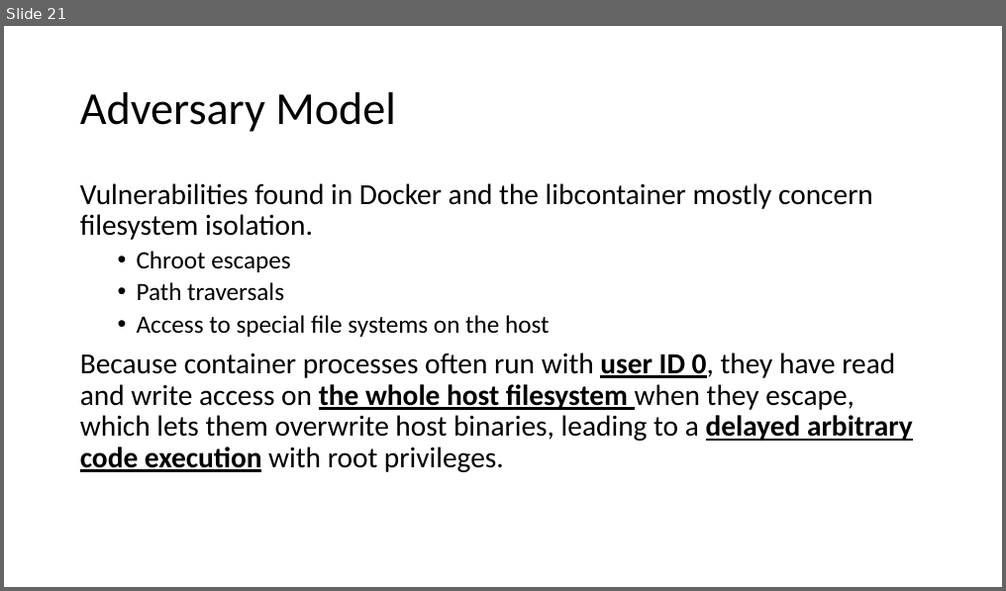
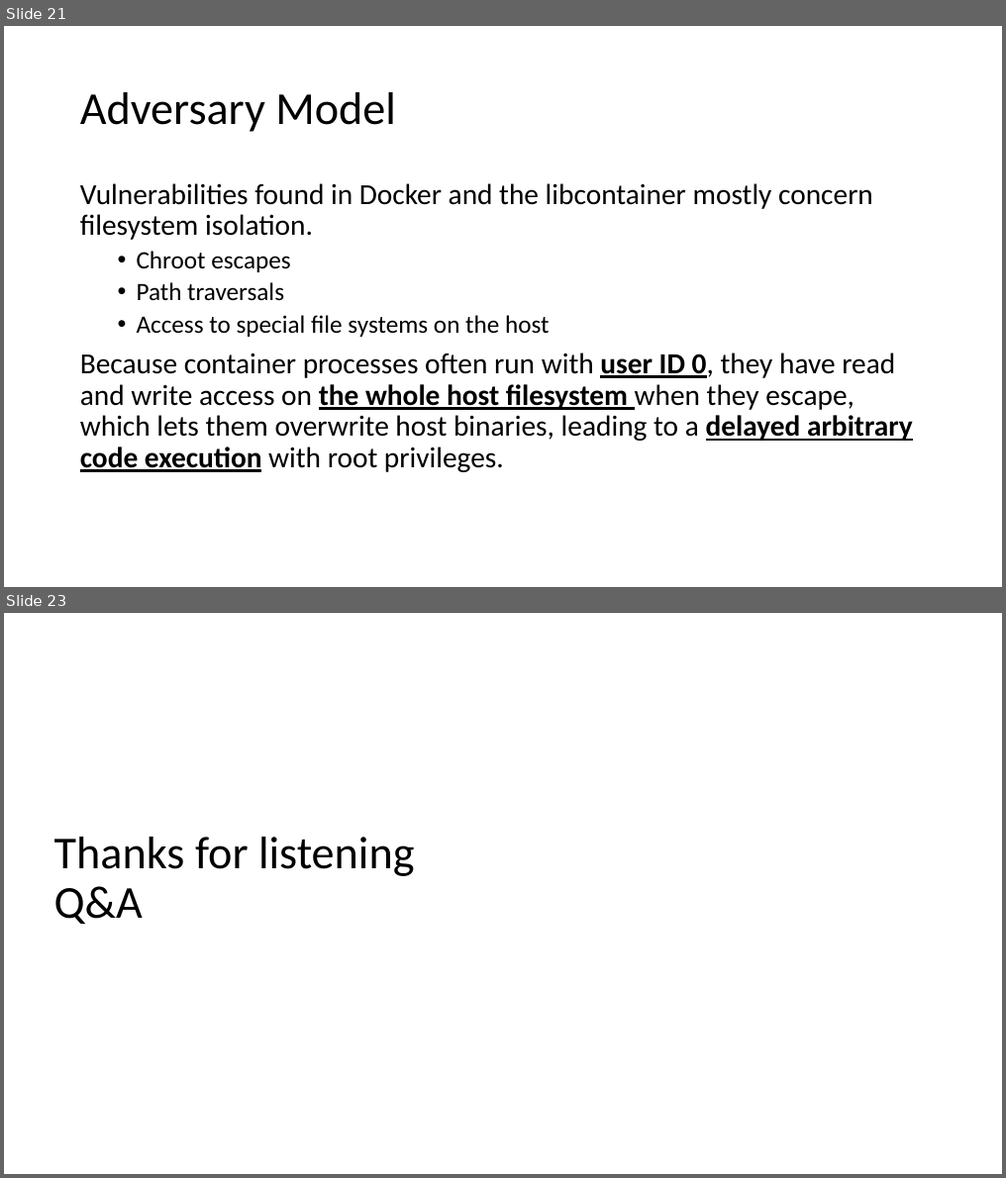
Before and after one commit to tianyuzhou95/Docker, a slide deck: To Docker or Not to Docker A Security Perspective.pptx. Shown one above the other, each under a label of ours: slide 21 before the commit, slides 21 and 23 after it; the slides between them are not shown. The pictures are 1006x591 and 1006x1178 pixels, drawn with LibreOffice and Linux fonts; fonts in the diff are those of the drawing. Boxes give left, top, right and bottom in pixels: in the first picture for what was removed or moved away, otherwise in the second. Text is boxed around its words. In the diff, an @@ line names an element or a change of style, - is before the commit and + after.

```diff
--- a/To Docker or Not to Docker A Security Perspective.pptx
+++ b/To Docker or Not to Docker A Security Perspective.pptx
@@ slide 23 added at (4,613,1002,1174), background #FFFFFF @@
@@ title added at (54,837,414,924), 44 pt, text #000000 @@
+Thanks for listening
+Q&A
```
Also in this commit, not shown: 2 slides changed, 1 other file.
